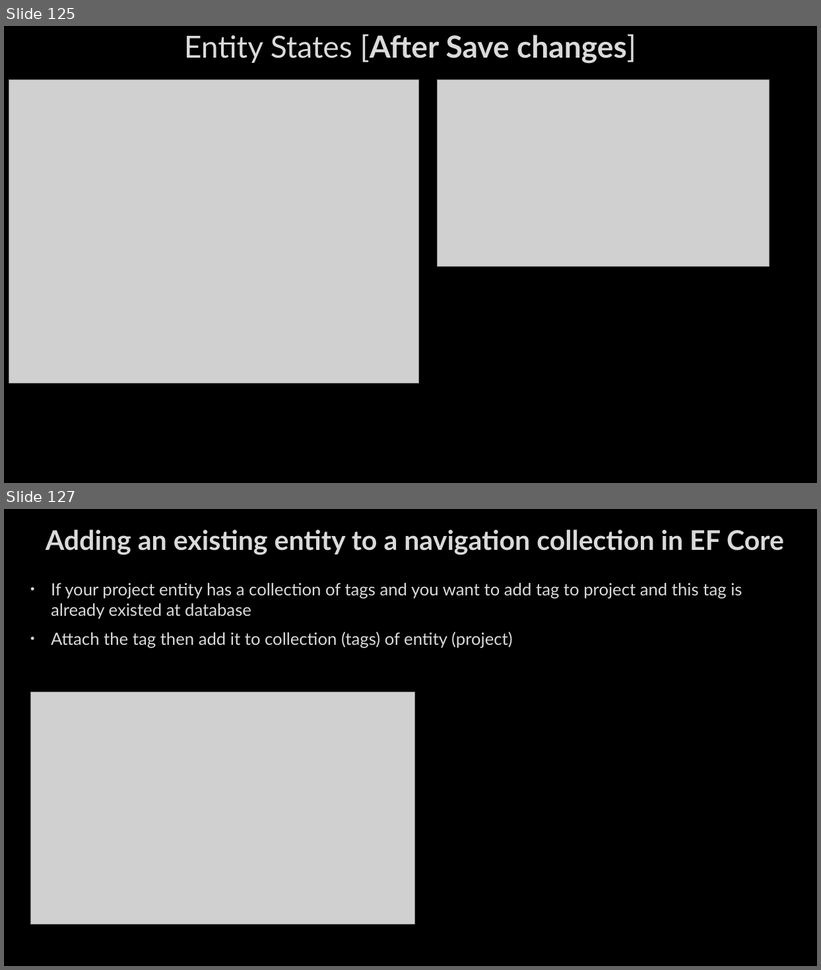
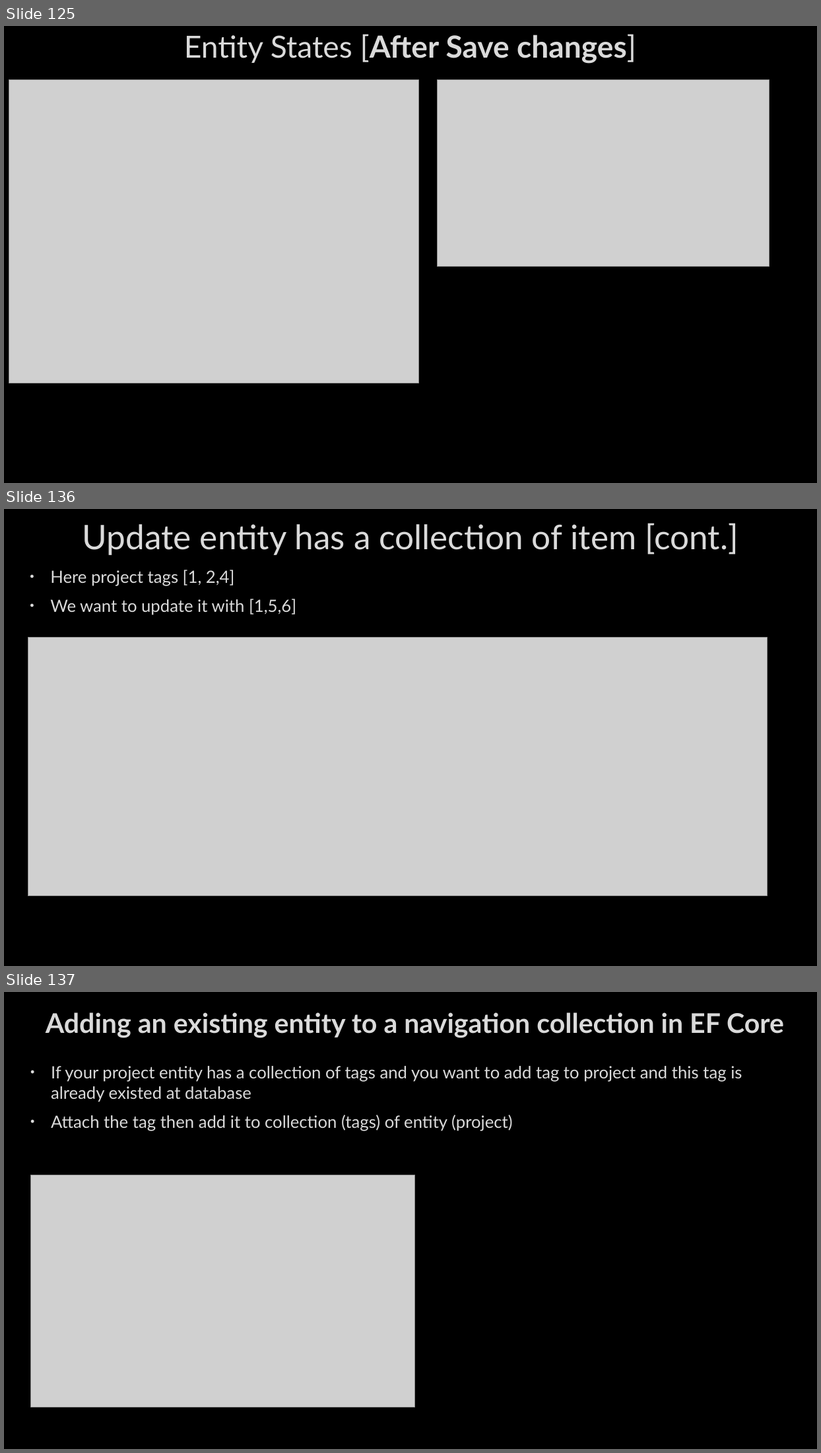
Before and after one commit to AhmedMohamedSamir1/Summary, a slide deck: Dot Net/1_C#, LINQ, EF,OOP&Solid.pptx. Shown one above the other, each under a label of ours: slides 125 and 127 before the commit, slides 125, 136 and 137 after it; the slides between them are not shown. The pictures are 821x970 and 821x1453 pixels, drawn with LibreOffice and Linux fonts; fonts in the diff are those of the drawing; grey boxes stand for pictures; background and template pictures are left out. Boxes give left, top, right and bottom in pixels: in the first picture for what was removed or moved away, otherwise in the second. Text is boxed around its words. In the diff, an @@ line names an element or a change of style, - is before the commit and + after.

```diff
--- a/Dot Net/1_C#, LINQ, EF,OOP&Solid.pptx
+++ b/Dot Net/1_C#, LINQ, EF,OOP&Solid.pptx
@@ slide 136 added at <box>4,509,817,966</box>, background picture (left out) @@
@@ title added at <box>83,523,739,555</box>, 40 pt, text #DADADA @@
+Update entity has a collection of item [cont.]
@@ text added at <box>50,570,296,615</box>, 20 pt, text #DADADA @@
+• Here project tags [1, 2,4]
+• We want to update it with [1,5,6]
@@ picture added at <box>28,637,767,896</box> @@
@@ what was slide 127 is now slide 137 @@
```
Also in this commit, not shown: 2 slides changed, 13 other slides added, 1 slide removed, 4 other files.
